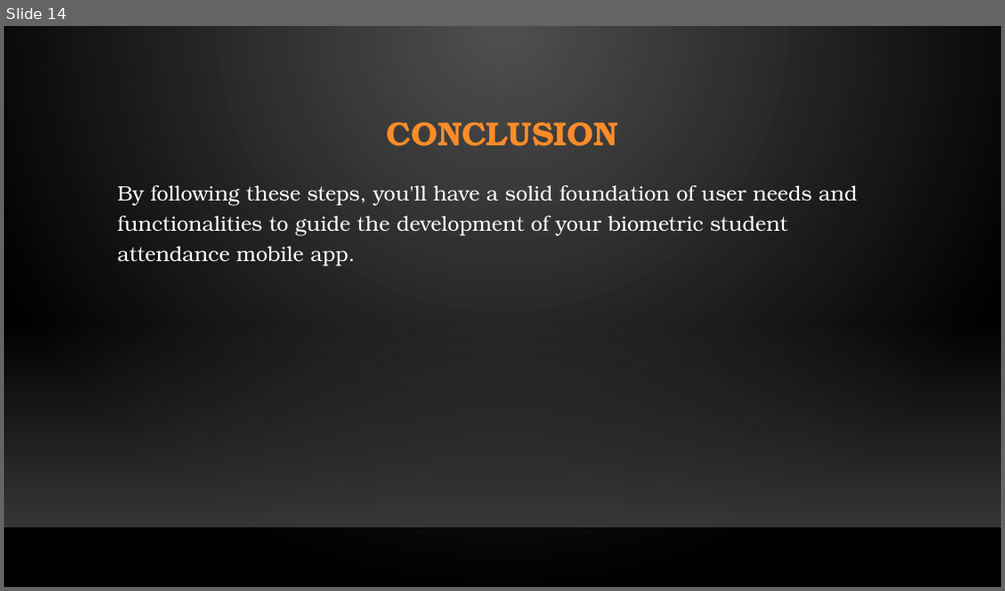
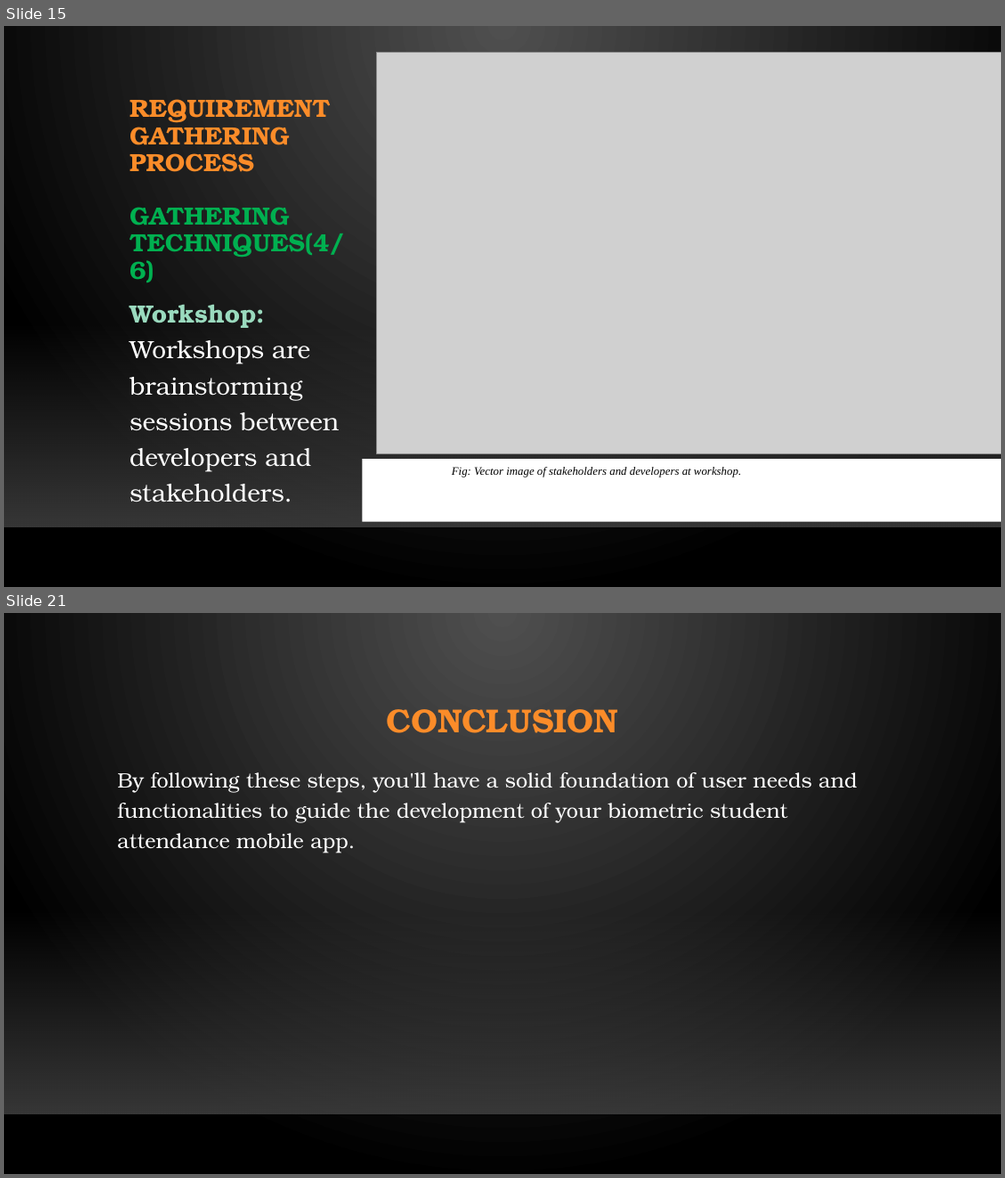
Before and after one commit to N-Jerry/Group11, a slide deck: CEF440_task[2]Group11.pptx. Shown one above the other, each under a label of ours: slide 14 before the commit, slides 15 and 21 after it; the slides between them are not shown. The pictures are 1005x591 and 1005x1178 pixels, drawn with LibreOffice and Linux fonts; fonts in the diff are those of the drawing; grey boxes stand for pictures; background and template pictures are left out. Boxes give left, top, right and bottom in pixels: in the first picture for what was removed or moved away, otherwise in the second. Text is boxed around its words. In the diff, an @@ line names an element or a change of style, - is before the commit and + after.

```diff
--- a/CEF440_task[2]Group11.pptx
+++ b/CEF440_task[2]Group11.pptx
@@ slide 15 added at box(4, 26, 1001, 587), background gradient #505050 to #000000; not listed: 2 template elements that a slide beside it also shows @@
@@ picture added at box(376, 52, 1001, 453) @@
@@ title added at box(129, 99, 344, 282), 24 pt, text #FB8C29, bold @@
+REQUIREMENT GATHERING PROCESS
+GATHERING TECHNIQUES(4/6)
@@ text added at box(129, 304, 339, 502), 24 pt, text #FFFFFF @@
+Workshop: Workshops are brainstorming sessions between developers and stakeholders.
@@ rectangle added at box(362, 459, 1001, 522), fill #FFFFFF, 11 pt, text #000000, italic @@
+Fig: Vector image of stakeholders and developers at workshop.
@@ what was slide 14 is now slide 21 @@
```
Also in this commit, not shown: 6 slides changed, 10 other slides added, 4 slides removed.
